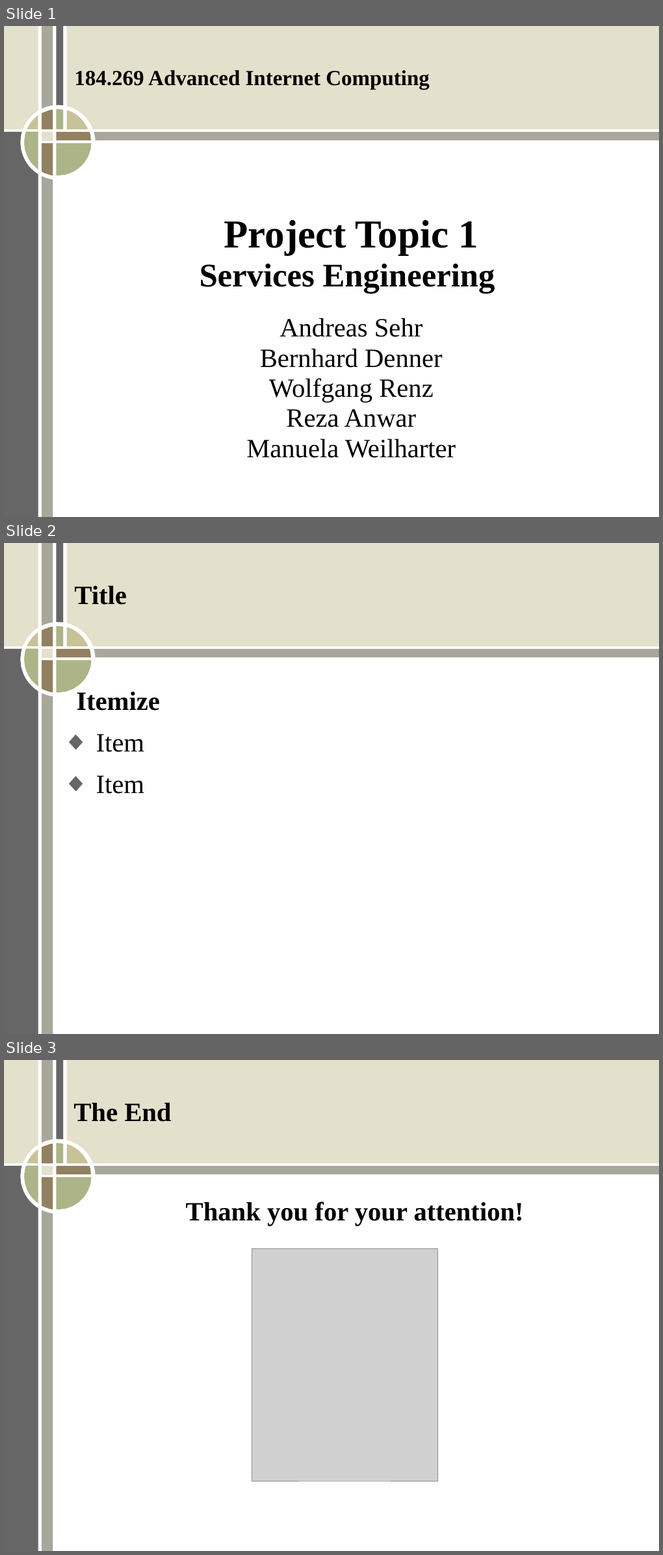
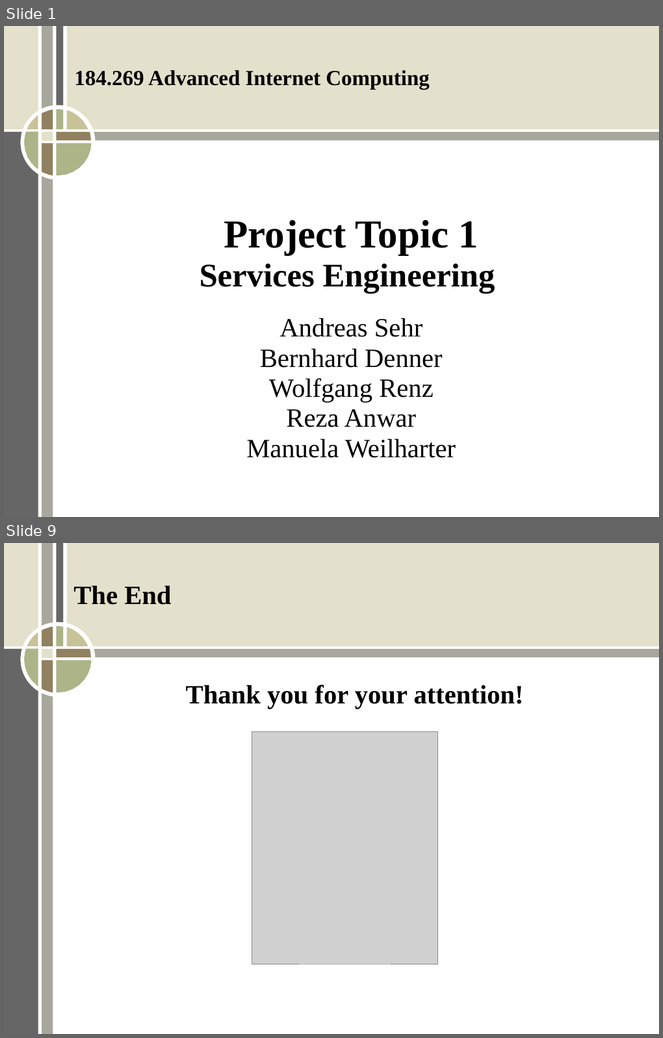
Before and after one commit to ERit/aic_group2_topic1, a slide deck: Stage2.ppt. Shown one above the other, each under a label of ours: slides 1, 2 and 3 before the commit, slides 1 and 9 after it; the slides between them are not shown. The pictures are 663x1555 and 663x1038 pixels, drawn with LibreOffice and Linux fonts; fonts in the diff are those of the drawing; grey boxes stand for pictures. Boxes give left, top, right and bottom in pixels: in the first picture for what was removed or moved away, otherwise in the second. Text is boxed around its words. In the diff, an @@ line names an element or a change of style, - is before the commit and + after.

```diff
--- a/Stage2.ppt
+++ b/Stage2.ppt
@@ slide 2 removed at <box>4,543,659,1034</box>, background #FFFFFF; not listed: 17 template elements that a slide beside it also shows @@
@@ text removed at <box>74,585,126,605</box> @@
-Title
@@ text removed at <box>76,692,160,794</box> @@
-Itemize
-◆ Item
-◆ Item
@@ what was slide 3 is now slide 9 @@
```
Also in this commit, not shown: 7 slides added.
